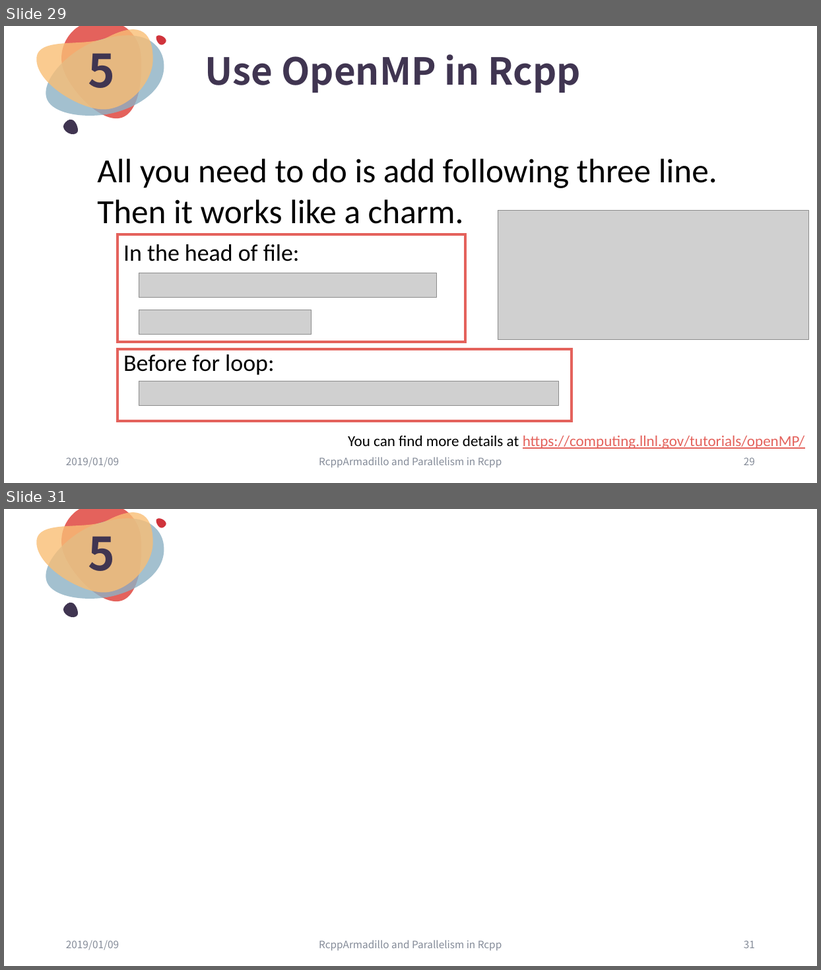
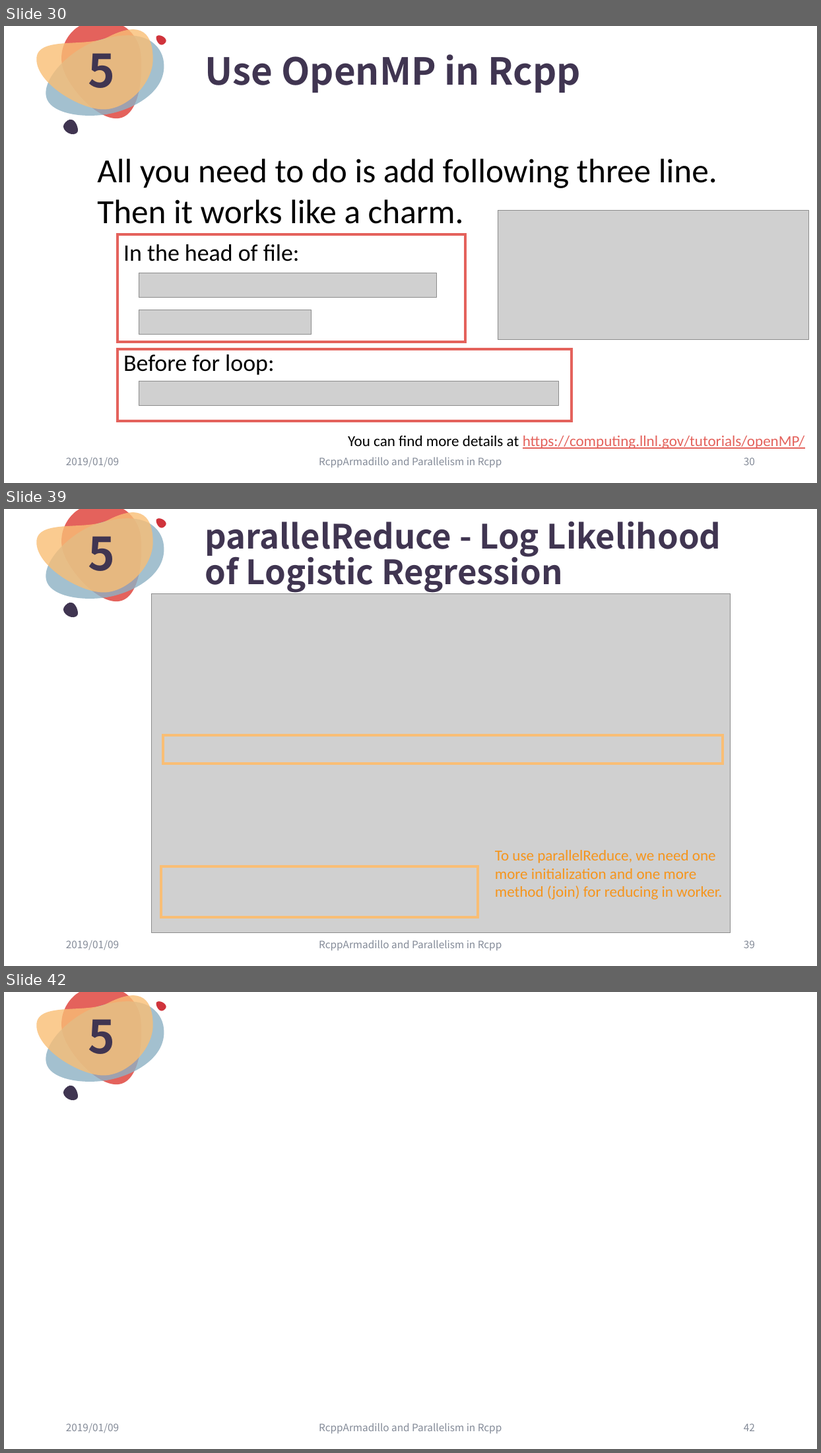
Before and after one commit to ChingChuan-Chen/Rcpp_RcppArmadillo_tutorial, a slide deck: leture_powerpoint_0109.pptx. Shown one above the other, each under a label of ours: slides 29 and 31 before the commit, slides 30, 39 and 42 after it; the slides between them are not shown. The pictures are 821x970 and 821x1453 pixels, drawn with LibreOffice and Linux fonts; fonts in the diff are those of the drawing; grey boxes stand for pictures. Boxes give left, top, right and bottom in pixels: in the first picture for what was removed or moved away, otherwise in the second. Text is boxed around its words. In the diff, an @@ line names an element or a change of style, - is before the commit and + after.

Commit message:
complete RcppParallel two examples

```diff
--- a/leture_powerpoint_0109.pptx
+++ b/leture_powerpoint_0109.pptx
@@ slide 39 added at [4, 509, 817, 966], background #FFFFFF; not listed: 5 template elements that a slide beside it also shows @@
@@ text added at [88, 524, 115, 571], 54 pt, text #403551, bold @@
+5
@@ title added at [205, 522, 721, 593], 39.6 pt, text #403551, bold @@
+parallelReduce - Log Likelihood of Logistic Regression
@@ picture added at [151, 593, 731, 933] @@
@@ rectangle added at [163, 735, 723, 764], outline #F9BE75 3 pt @@
@@ text added at [495, 850, 722, 900], 18 pt, text #F5951D @@
+To use parallelReduce, we need one
+more initialization and one more
+method (join) for reducing in worker.
@@ rectangle added at [161, 867, 478, 918], outline #F9BE75 3 pt @@
@@ text added at [66, 941, 119, 951], 12 pt, text #848B98 @@
+2019/01/09
@@ text added at [319, 941, 502, 951], 12 pt, text #848B98 @@
+RcppArmadillo and Parallelism in Rcpp
@@ page number added at [744, 941, 755, 949], 12 pt, text #848B98 @@
+39
@@ what was slide 29 is now slide 30 @@
@@ page number at [744, 458, 755, 466]: text changed @@
-29
+30
@@ what was slide 31 is now slide 42 @@
@@ page number at [744, 1424, 755, 1432]: text changed @@
-31
+42
```
Also in this commit, not shown: 3 slides changed, 10 other slides added, 6 other files.
